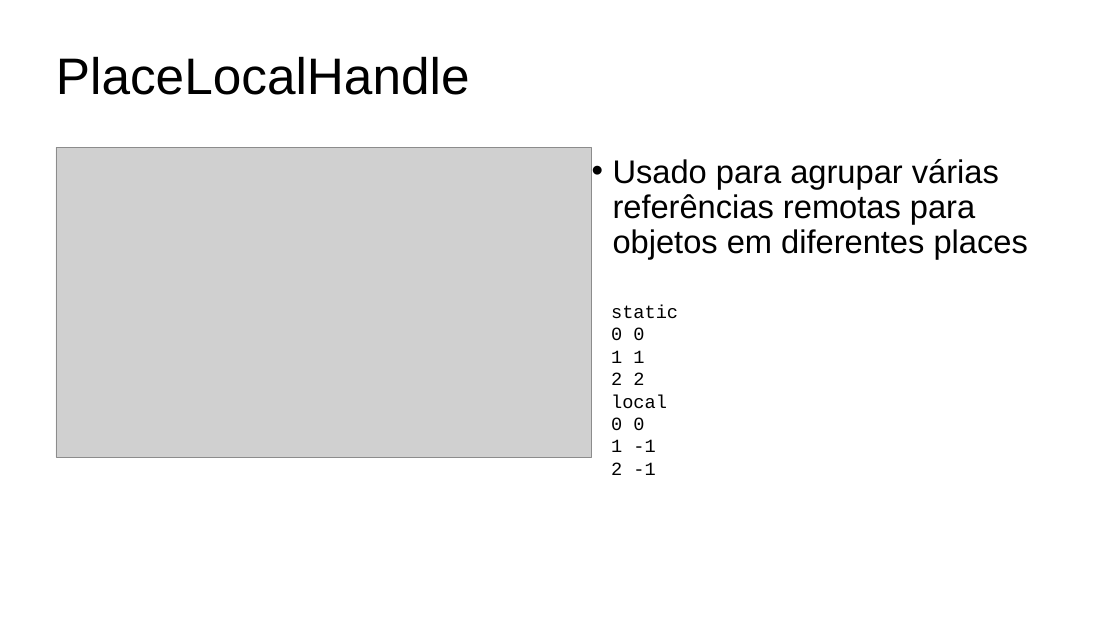
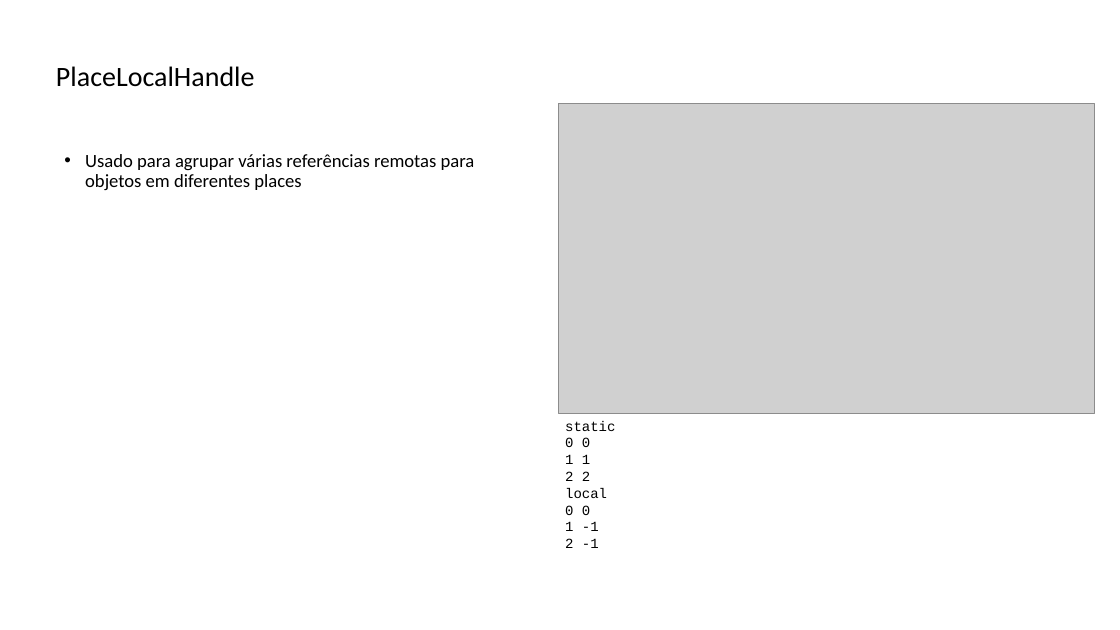
Before and after one commit to lquatrin/inf2591, a slide deck: slide 34 of x10.pptx. Drawn at 1120x630 pixels with LibreOffice and Linux fonts; fonts in the diff are those of the drawing; grey boxes stand for pictures. Boxes give left, top, right and bottom in pixels: in the first picture for what was removed or moved away, otherwise in the second. Text is boxed around its words. In the diff, an @@ line names an element or a change of style, - is before the commit and + after.

```diff
--- a/x10.pptx
+++ b/x10.pptx
@@ text "PlaceLocalHandle" at (56,66,255,87): size 44 to 24 pt, font Arial to Calibri @@
@@ picture: place and size @@
-picture at (56,147,592,457)
+picture at (559,103,1095,413)
@@ text "Usado para agrupar várias referências ...": place and size @@
-text "Usado para agrupar várias referências ..." at (613,159,1028,259)
+text "Usado para agrupar várias referências ..." at (85,154,475,190)
@@ text "Usado para agrupar várias referências ..." at (85,154,475,190): size 28 to 16 pt, font Arial to Calibri; vertical alignment middle to top @@
@@ text "static": place and size @@
-text "static" at (611,305,678,475)
+text "static" at (565,421,615,548)
@@ text "static" at (565,421,615,548): size 16 to 12 pt @@
```
Also in this commit, not shown: 22 other slides changed, 2 slides added, 2 slides removed.
